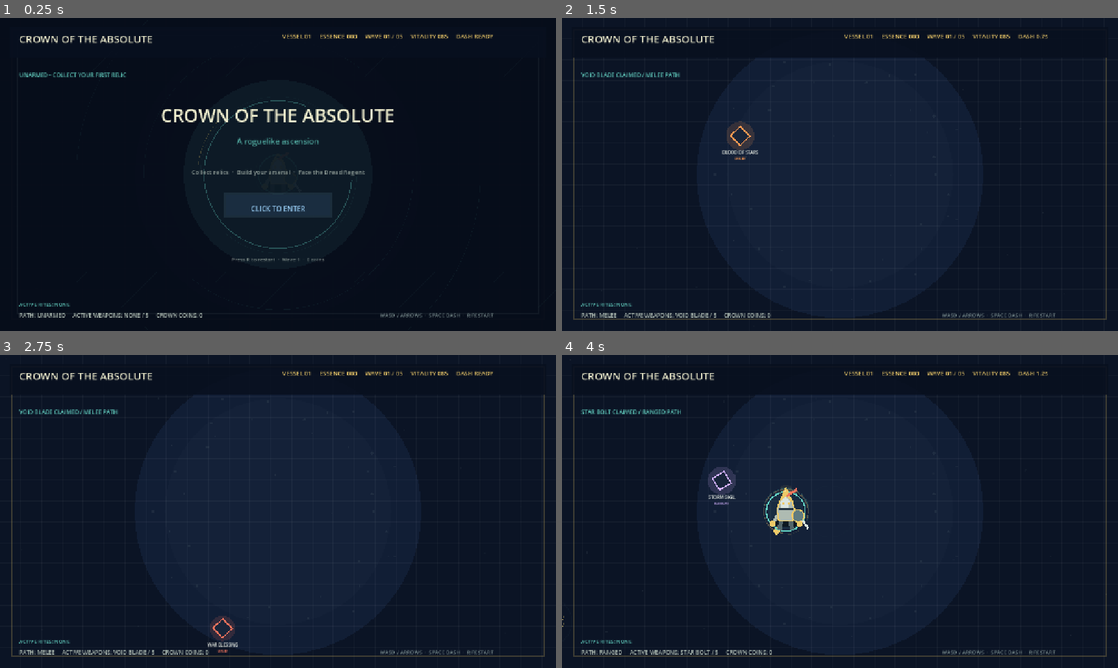
Above: before the commit, frames 1-4 (two rows, left to right).
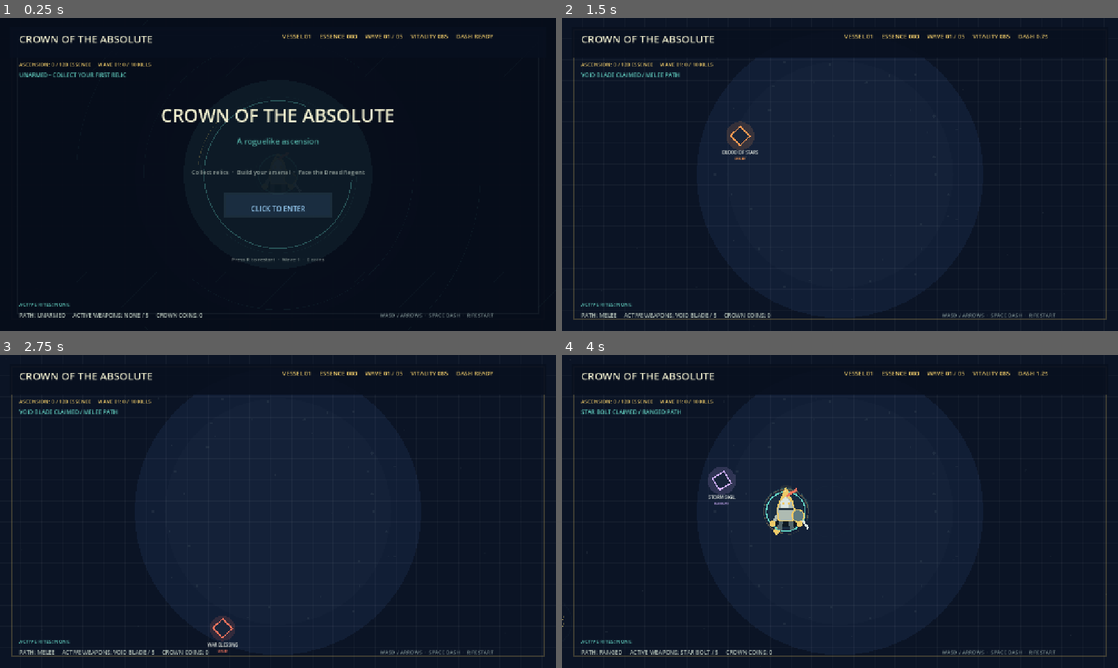
Above: after the commit, the same moments.

Repository: domaki7/new-project
Game: Godot game, scene res://main.tscn
Two runs of this game, one before a commit and one after it. Both use one fixed random seed, a clock stepped at 60 frames per second and the inputs below.
Inputs (mouse positions are in pixels of both pictures, inside the frame that each line leads up to):
- Up to frame 1 (0.25 s): no input
- Up to frame 2 (1.5 s): tap Enter at 0.5, 0.8, 1.35 s; move the mouse to (962, 158) at 0.52 s; hold D 0.53-1.28 s; tap R at 0.6 s; click (962, 158) at 0.67 s; tap Space (ui_select) at 0.77, 1.25 s; move the mouse to (728, 190) at 1.27 s; hold S from 1.28 s (still down); click (728, 190) at 1.42 s
- Up to frame 3 (2.75 s): tap Space (ui_select) at 1.52 s; tap R at 1.55, 2.1 s; move the mouse to (333, 442) at 2.02 s; release S at 2.03 s; hold D from 2.03 s (still down); click (333, 442) at 2.17 s; tap Enter at 2.3 s
- Up to frame 4 (4 s): tap Enter at 2.75, 2.85, 3.8 s; move the mouse to (812, 574) at 2.77 s; release D at 2.78 s; hold W 2.78-3.53 s; click (812, 574) at 2.92 s; tap Space (ui_select) at 3.02, 3.77 s; tap R at 3.05, 3.6 s; move the mouse to (1006, 558) at 3.52 s; hold A from 3.53 s (still down); click (1006, 558) at 3.67 s

The runs differ from the first frame. In frame 1, 0.2% of the frame differs, in the area x 3-28%, y 14-16%; in frame 2, 0.2%; in frame 3, 0.2%; in frame 4, 0.2%.
Error before the commit: Invalid access to property or key 'strength' on a base object of type 'Dictionary'. (res://main.gd:1022)
Error after the commit: Invalid access to property or key 'strength' on a base object of type 'Dictionary'. (res://main.gd:1029)

Commit message:
Improve game progression milestones

Diff:
--- a/godot/main.gd
+++ b/godot/main.gd
@@ -53,6 +53,8 @@
 var level := 1
 var essence := 0
 var wave := 1
+var wave_kill_goal := 10
+var next_ascension_essence := 120
 var boss_spawned := false
 var spawn_timer := 0.0
 var pickup_timer := 0.0
@@ -194,6 +196,7 @@
     layer.add_child(panel)
     hud_labels["title"] = make_label(layer, Vector2(44, 31), "CROWN OF THE ABSOLUTE", 24, Color("f2f0d0"))
     hud_labels["stats"] = make_label(layer, Vector2(650, 32), "", 14, Color("edc968"))
+    hud_labels["progress"] = make_label(layer, Vector2(44, 98), "", 12, Color("edc968"))
     hud_labels["status"] = make_label(layer, Vector2(44, 122), "", 13, Color("63d1c2"))
     hud_labels["rites"] = make_label(layer, Vector2(44, 650), "", 12, Color("63d1c2"))
     hud_labels["build"] = make_label(layer, Vector2(44, 675), "", 13, Color("aebbb2"))
@@ -212,6 +215,8 @@
     if hud_labels.is_empty(): return
     var dash_text: String = "DASH READY" if dash_cooldown <= 0.0 else "DASH %.1fs" % dash_cooldown
     hud_labels["stats"].text = "VESSEL %02d     ESSENCE %03d     WAVE %02d / 05     VITALITY %03d     %s" % [level, essence, wave, max(0, int(player.health)), dash_text]
+    var wave_goal: String = "REGENT APPROACHING" if wave >= 5 else "WAVE %02d: %d / %d KILLS" % [wave, run_kills, wave_kill_goal]
+    hud_labels["progress"].text = "ASCENSION: %d / %d ESSENCE     %s" % [essence, next_ascension_essence, wave_goal]
     hud_labels["status"].text = status
     var rites: Array[String] = []
     if run_damage_multiplier > 1.0: rites.append("DMG x%.2f" % run_damage_multiplier)
@@ -270,7 +275,7 @@
     critical_chance = 0.0
     vitality_regen = 0.0
     run_pickup_range = 0.0
-    level = 1; essence = 0; wave = 1; boss_spawned = false; run_kills = 0; run …(492 unchanged characters)…
+    level = 1; essence = 0; wave = 1; wave_kill_goal = 10; next_ascension_essence = 120; boss_spawned = false; run_kills = 0; run …(492 unchanged characters)…
     weapon_family = ""; spawn_timer = 0.0; pickup_timer = 0.0; ascension_options.clear()
     player = {"position": ARENA_SIZE * 0.5, "health": 85.0 + meta_health * 12.0, "max_health": 85.0 + meta_health * 12.0, "speed": 235.0}
     pickups.append({"position": player.position + Vector2(100, 0), "name": "VOID BLADE", "family": "MELEE", "life": 40.0})
@@ -314,12 +319,13 @@
         var threat: float = max(0.0, 1.0 - dist / 160.0)
         danger_proximity = max(danger_proximity, threat)
     update_enemies(delta)
-    if enemies.size() > 12 + wave * 3:
-        var previous_wave: int = wave
-        wave = min(5, wave + 1)
-        if wave > previous_wave:
-            status = "WAVE %02d REACHED - THREATS ESCALATING" % wave
-            play_sfx("wave")
+    if wave < 5 and run_kills >= wave_kill_goal:
+        wave += 1
+        wave_kill_goal += 10 + wave * 4
+        status = "WAVE %02d REACHED - THREATS ESCALATING" % wave
+        screen_shake = max(screen_shake, 0.06)
+        spawn_ripples.append({"position": ARENA_SIZE * 0.5, "radius": 0.0, "life": 0.4, "color": Color("edc968")})
+        play_sfx("wave")
     player.health = min(player.max_health, player.health + (float(meta_health) * 0.02 + vitality_regen) * delta)
 
 func spawn_enemy() -> void:
@@ -541,14 +547,15 @@
                 save_meta()
                 status = "THE DREAD REGENT FALLS - 50 BONUS CROWN COINS"
 
-        if essence >= 240 and mode == "play": open_ascension()
+        if essence >= next_ascension_essence and mode == "play": open_ascension()
 
 func open_ascension() -> void:
     mode = "ascension"
     menu_transition = 1.0
     menu_selection = 0
     menu_hover_target = ""
-    essence -= 240
+    essence -= next_ascension_essence
+    next_ascension_essence = int(ceil(float(next_ascension_essence) * 1.35))
     ascension_flash = 0.45
     play_sfx("ascension")
     ascension_options.clear()
